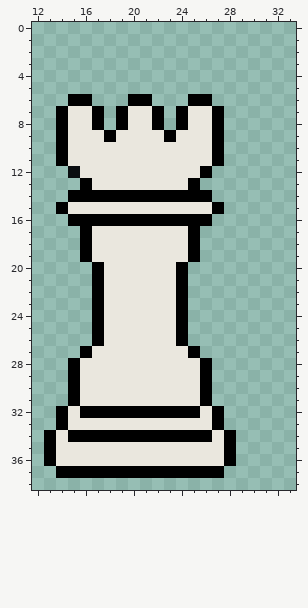
One commit to this pixel-art sprite: Code/assets/sprites/Testing-Pieces/Pieces Base Form/White_Rook.png. Above: the version before the commit.
The file is 42x42 pixels. Pixels under 10% opacity are left out. Colours within 5 levels of each other are drawn and written as one. Shown: x 12..33, y 0..38.
Once edited:
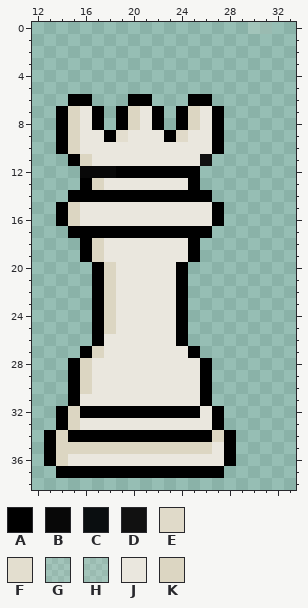
Palette (. is transparent): A #000000  B #080808  C #0a0e10  D #111111  E #e0dac9  F #e3decf  G #eae7de23  H #eae7de2b  J #eae7de  K #dcd6c2
Difference:
y 0: x 30..31 .. -> GH
y 7..8: x 15 J -> K; x 20 J -> K; x 25 J -> K
y 9: x 15 J -> K; x 19 J -> F; x 24 J -> E
y 10: x 15 J -> K
y 11: x 14..16 AJJ -> .AK; x 26..27 JA -> D.
y 12: x 15..26 CJJJJJJJJJJA -> .BBBAAAAAAA.
y 13: x 17 J -> K
y 15: x 15 J -> K
y 16: x 14..27 .AAAAAAAAAAAA. -> AKJJJJJJJJJJJA
y 17: x 15 . -> A; x 17..24 JJJJJJJJ -> AAAAAAAA; x 26 . -> A
y 18..19: x 17 J -> K
y 20..25: x 18 J -> K
y 27: x 17 J -> K
y 28..30: x 16 J -> K
y 32..33: x 15 J -> K
y 34: x 14 J -> K; x 27 J -> K
y 35: x 14..26 JJJJJJJJJJJJJ -> KKKKKKKKKKKKK
y 36: x 14 J -> K
Boxes around the changes in both pictures, in picture pixels (x1, y1, x2, y2):
added: (248, 22, 272, 34)
changed: (56, 106, 224, 466)
